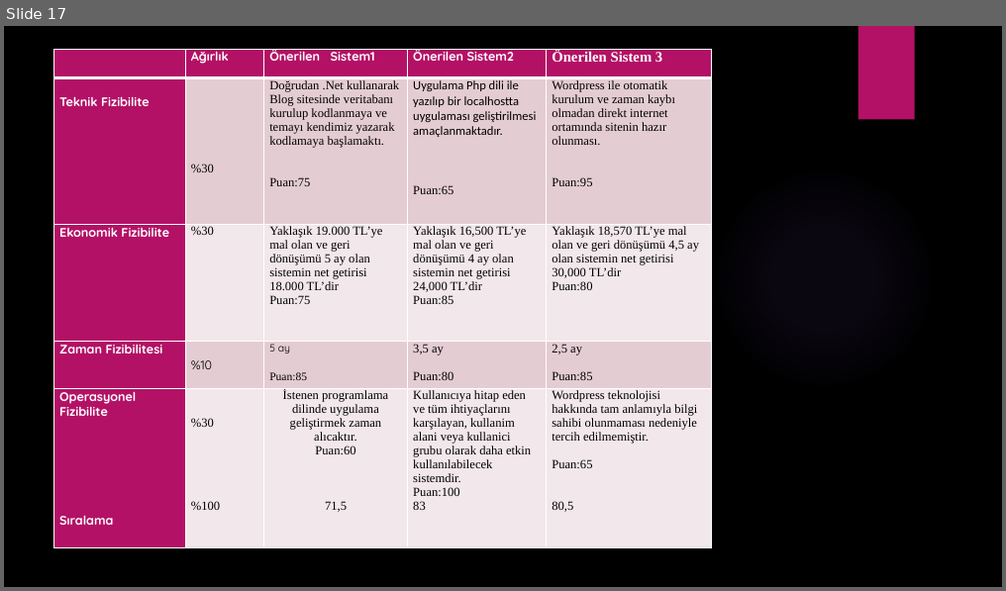
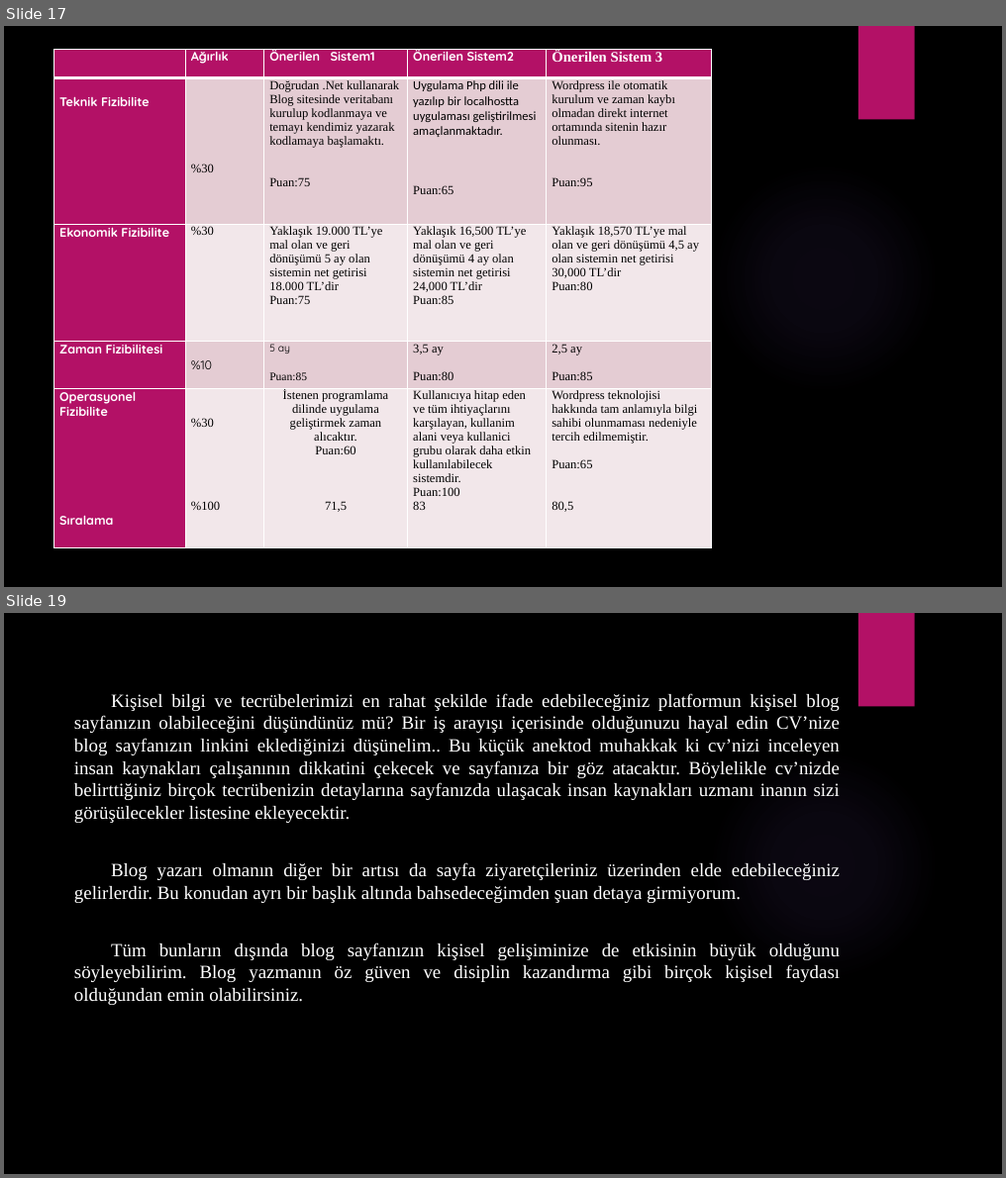
Before and after one commit to ekaraman89/Sistem-Analiz-ve-Tasar-m-, a slide deck: Sistem Analizi ve Tasarımı 1. Sunum.pptx. Shown one above the other, each under a label of ours: slide 17 before the commit, slides 17 and 19 after it; the slides between them are not shown. The pictures are 1006x591 and 1006x1178 pixels, drawn with LibreOffice and Linux fonts; fonts in the diff are those of the drawing; background and template pictures are left out. Boxes give left, top, right and bottom in pixels: in the first picture for what was removed or moved away, otherwise in the second. Text is boxed around its words. In the diff, an @@ line names an element or a change of style, - is before the commit and + after.

```diff
--- a/Sistem Analizi ve Tasarımı 1. Sunum.pptx
+++ b/Sistem Analizi ve Tasarımı 1. Sunum.pptx
@@ slide 19 added at [4,613,1002,1174], background picture (left out); not listed: 2 template elements that a slide beside it also shows @@
@@ text added at [74,693,840,1005], 18 pt, text #FFFFFF @@
+Kişisel bilgi ve tecrübelerimizi en rahat şekilde ifade edebileceğiniz platformun kişisel blog sayfanızın olabileceğini düşündünüz mü? Bir iş arayışı içerisinde olduğunuzu hayal edin CV’nize blog sayfanızın linkini eklediğinizi düşünelim.. Bu küçük anektod muhakkak ki cv’nizi inceleyen insan kaynakları çalışanının dikkatini çekecek ve sayfanıza bir göz atacaktır. Böylelikle cv’nizde belirttiğiniz birçok tecrübenizin detaylarına sayfanızda ulaşacak insan kaynakları uzmanı inanın sizi görüşülecekler listesine ekleyecektir.
+Blog yazarı olmanın diğer bir artısı da sayfa ziyaretçileriniz üzerinden elde edebileceğiniz gelirlerdir. Bu konudan ayrı bir başlık altında bahsedeceğimden şuan detaya girmiyorum.
+Tüm bunların dışında blog sayfanızın kişisel gelişiminize de etkisinin büyük olduğunu söyleyebilirim. Blog yazmanın öz güven ve disiplin kazandırma gibi birçok kişisel faydası olduğundan emin olabilirsiniz.
```
Also in this commit, not shown: 1 other slide added, 2 slides removed.
